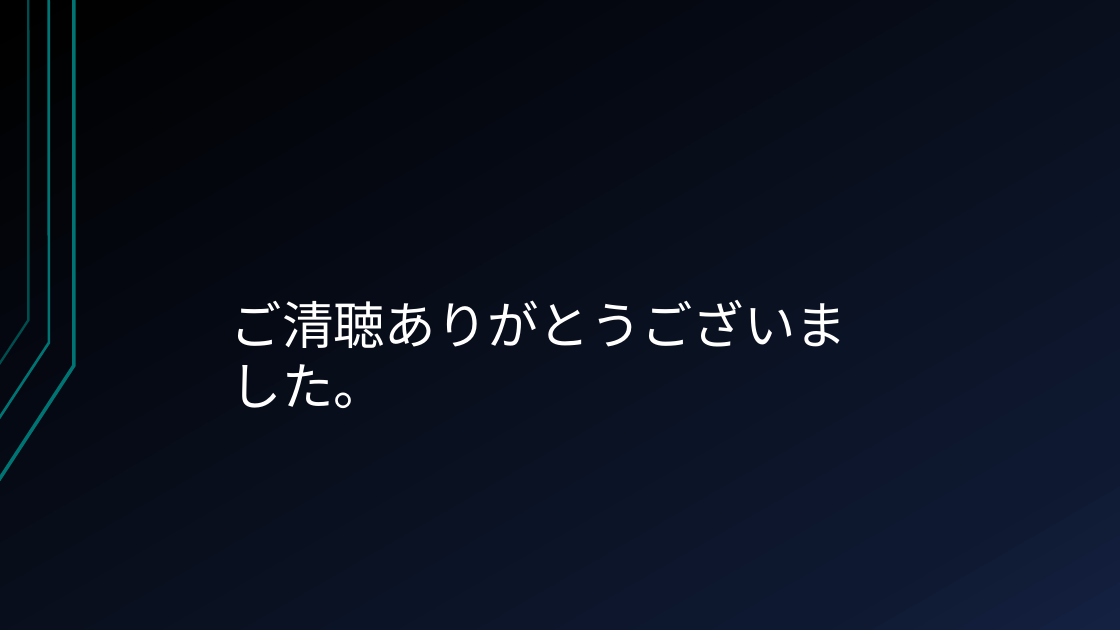
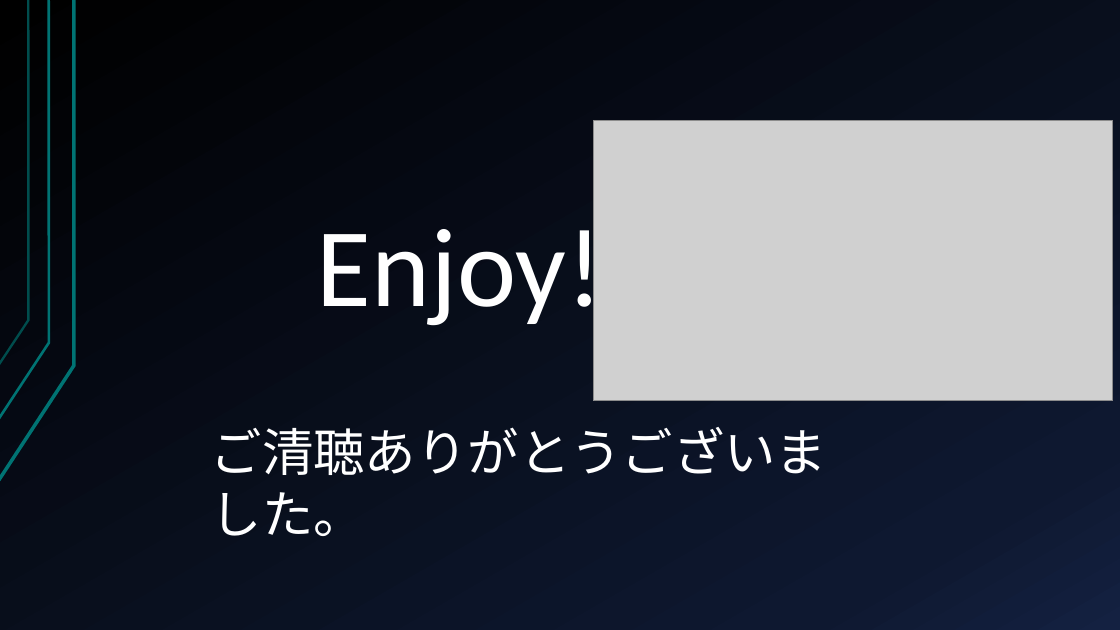
Before and after one commit to kondoumh/electron-study, a slide deck: slide 30 of slide/Electron_in-house_presentation.pptx. Drawn at 1120x630 pixels with LibreOffice and Linux fonts; fonts in the diff are those of the drawing; grey boxes stand for pictures. Boxes give left, top, right and bottom in pixels: in the first picture for what was removed or moved away, otherwise in the second. Text is boxed around its words. In the diff, an @@ line names an element or a change of style, - is before the commit and + after.

```diff
--- a/slide/Electron_in-house_presentation.pptx
+++ b/slide/Electron_in-house_presentation.pptx
@@ picture added at box(593, 120, 1112, 401) @@
@@ text added at box(317, 213, 639, 333), 96 pt, text #FFFFFF @@
+Enjoy!!
@@ text "ご清聴ありがとうございました。": place and size @@
-text "ご清聴ありがとうございました。" at box(231, 300, 847, 408)
+text "ご清聴ありがとうございました。" at box(211, 427, 827, 536)
```
Also in this commit, not shown: 5 other slides changed.
